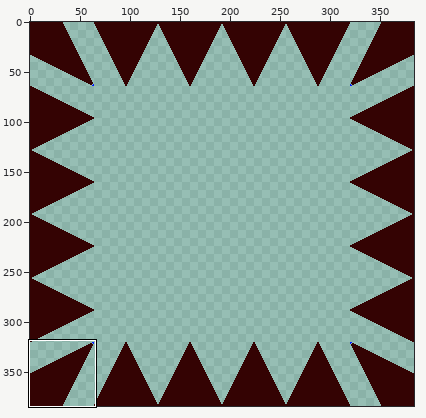
Pixel-art file -- Veil-of-Colours/Assets/Assets/Environment/DamageLayer.aseprite. The picture above shows the old version from afar; the outline marks the close-up.
Close-up. Before the commit:
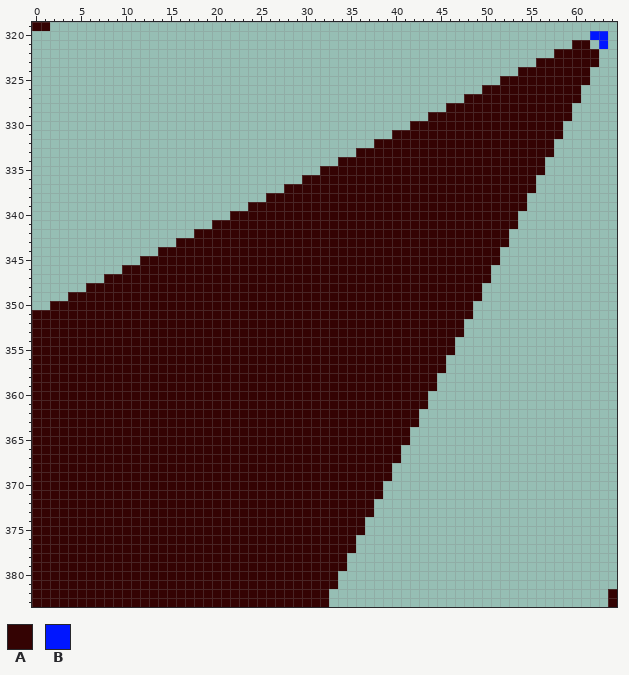
384x384 pixels, 1 frame. Colours within 5 levels of each other are drawn and written as one. Shown: x 0..64, y 319..383. The commit also changed other parts of the picture, which this record leaves out.
Palette (. is transparent): A #340303  B #0016ff
Pixels before (only the part around the change), first column x 0:
319 AA...............................................................
320 ..............................................................BB.
321 ............................................................AA.B.
322 ..........................................................AAAAA..
323 ........................................................AAAAAAA..
324 ......................................................AAAAAAAA...
325 ....................................................AAAAAAAAAA...
326 ..................................................AAAAAAAAAAA....
327 ................................................AAAAAAAAAAAAA....
328 ..............................................AAAAAAAAAAAAAA.....
329 ............................................AAAAAAAAAAAAAAAA.....
330 ..........................................AAAAAAAAAAAAAAAAA......
331 ........................................AAAAAAAAAAAAAAAAAAA......
332 ......................................AAAAAAAAAAAAAAAAAAAA.......
333 ....................................AAAAAAAAAAAAAAAAAAAAAA.......
334 ..................................AAAAAAAAAAAAAAAAAAAAAAA........
335 ................................AAAAAAAAAAAAAAAAAAAAAAAAA........
336 ..............................AAAAAAAAAAAAAAAAAAAAAAAAAA.........
337 ............................AAAAAAAAAAAAAAAAAAAAAAAAAAAA.........
338 ..........................AAAAAAAAAAAAAAAAAAAAAAAAAAAAA..........
339 ........................AAAAAAAAAAAAAAAAAAAAAAAAAAAAAAA..........
340 ......................AAAAAAAAAAAAAAAAAAAAAAAAAAAAAAAA...........
341 ....................AAAAAAAAAAAAAAAAAAAAAAAAAAAAAAAAAA...........
342 ..................AAAAAAAAAAAAAAAAAAAAAAAAAAAAAAAAAAA............
343 ................AAAAAAAAAAAAAAAAAAAAAAAAAAAAAAAAAAAAA............
344 ..............AAAAAAAAAAAAAAAAAAAAAAAAAAAAAAAAAAAAAA.............
345 ............AAAAAAAAAAAAAAAAAAAAAAAAAAAAAAAAAAAAAAAA.............
346 ..........AAAAAAAAAAAAAAAAAAAAAAAAAAAAAAAAAAAAAAAAA..............
347 ........AAAAAAAAAAAAAAAAAAAAAAAAAAAAAAAAAAAAAAAAAAA..............
348 ......AAAAAAAAAAAAAAAAAAAAAAAAAAAAAAAAAAAAAAAAAAAA...............
349 ....AAAAAAAAAAAAAAAAAAAAAAAAAAAAAAAAAAAAAAAAAAAAAA...............
350 ..AAAAAAAAAAAAAAAAAAAAAAAAAAAAAAAAAAAAAAAAAAAAAAA................
351 AAAAAAAAAAAAAAAAAAAAAAAAAAAAAAAAAAAAAAAAAAAAAAAAA................
352 AAAAAAAAAAAAAAAAAAAAAAAAAAAAAAAAAAAAAAAAAAAAAAAA.................
353 AAAAAAAAAAAAAAAAAAAAAAAAAAAAAAAAAAAAAAAAAAAAAAAA.................
354 AAAAAAAAAAAAAAAAAAAAAAAAAAAAAAAAAAAAAAAAAAAAAAA..................
355 AAAAAAAAAAAAAAAAAAAAAAAAAAAAAAAAAAAAAAAAAAAAAAA..................
356 AAAAAAAAAAAAAAAAAAAAAAAAAAAAAAAAAAAAAAAAAAAAAA...................
357 AAAAAAAAAAAAAAAAAAAAAAAAAAAAAAAAAAAAAAAAAAAAAA...................
358 AAAAAAAAAAAAAAAAAAAAAAAAAAAAAAAAAAAAAAAAAAAAA....................
359 AAAAAAAAAAAAAAAAAAAAAAAAAAAAAAAAAAAAAAAAAAAAA....................
360 AAAAAAAAAAAAAAAAAAAAAAAAAAAAAAAAAAAAAAAAAAAA.....................
361 AAAAAAAAAAAAAAAAAAAAAAAAAAAAAAAAAAAAAAAAAAAA.....................
362 AAAAAAAAAAAAAAAAAAAAAAAAAAAAAAAAAAAAAAAAAAA......................
363 AAAAAAAAAAAAAAAAAAAAAAAAAAAAAAAAAAAAAAAAAAA......................
364 AAAAAAAAAAAAAAAAAAAAAAAAAAAAAAAAAAAAAAAAAA.......................
365 AAAAAAAAAAAAAAAAAAAAAAAAAAAAAAAAAAAAAAAAAA.......................
366 AAAAAAAAAAAAAAAAAAAAAAAAAAAAAAAAAAAAAAAAA........................
367 AAAAAAAAAAAAAAAAAAAAAAAAAAAAAAAAAAAAAAAAA........................
368 AAAAAAAAAAAAAAAAAAAAAAAAAAAAAAAAAAAAAAAA.........................
369 AAAAAAAAAAAAAAAAAAAAAAAAAAAAAAAAAAAAAAAA.........................
370 AAAAAAAAAAAAAAAAAAAAAAAAAAAAAAAAAAAAAAA..........................
371 AAAAAAAAAAAAAAAAAAAAAAAAAAAAAAAAAAAAAAA..........................
372 AAAAAAAAAAAAAAAAAAAAAAAAAAAAAAAAAAAAAA...........................
373 AAAAAAAAAAAAAAAAAAAAAAAAAAAAAAAAAAAAAA...........................
374 AAAAAAAAAAAAAAAAAAAAAAAAAAAAAAAAAAAAA............................
375 AAAAAAAAAAAAAAAAAAAAAAAAAAAAAAAAAAAAA............................
376 AAAAAAAAAAAAAAAAAAAAAAAAAAAAAAAAAAAA.............................
377 AAAAAAAAAAAAAAAAAAAAAAAAAAAAAAAAAAAA.............................
378 AAAAAAAAAAAAAAAAAAAAAAAAAAAAAAAAAAA..............................
379 AAAAAAAAAAAAAAAAAAAAAAAAAAAAAAAAAAA..............................
380 AAAAAAAAAAAAAAAAAAAAAAAAAAAAAAAAAA...............................
381 AAAAAAAAAAAAAAAAAAAAAAAAAAAAAAAAAA...............................
382 AAAAAAAAAAAAAAAAAAAAAAAAAAAAAAAAA...............................A
383 AAAAAAAAAAAAAAAAAAAAAAAAAAAAAAAAA...............................A
And afterwards:
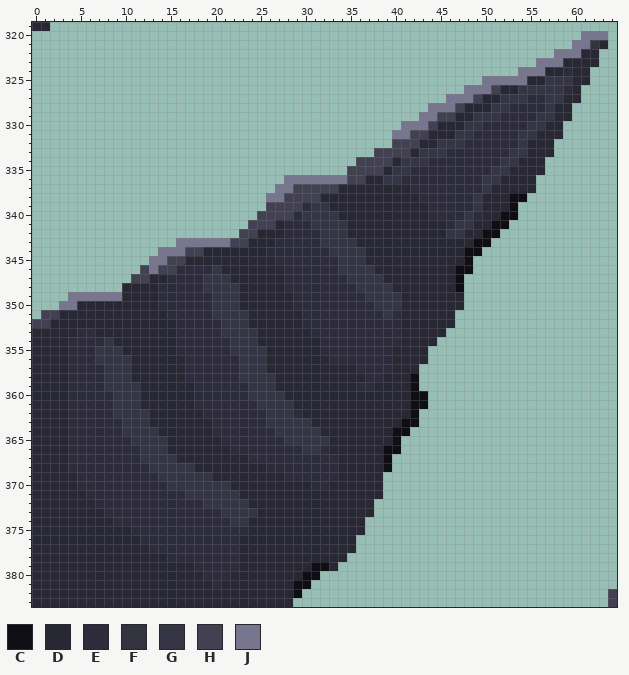
Colours new in this view: C #100e15  D #282734  E #2d2c3c  F #343340  G #363546  H #424151  J #77768e
The edit:
Changed rows in their new state; - is an unchanged pixel.
first column x 0:
319 DD---------------------------------------------------------------
320 -------------------------------------------------------------JJJ-
321 ------------------------------------------------------------JJFD-
322 ----------------------------------------------------------JJJDD--
323 --------------------------------------------------------JJJDDDD--
324 ------------------------------------------------------JJJDDEDD---
325 --------------------------------------------------JJJJJDDGGGDD---
326 ------------------------------------------------JJJHDDGGGGGED----
327 ----------------------------------------------JJJHDDGGGEEGGDD----
328 --------------------------------------------JJJHDDDGGEEEEGDD-----
329 -------------------------------------------JJHHDDGGGEEEEGGDD-----
330 -----------------------------------------JJJHDDDGGEEEEEGGDD------
331 ----------------------------------------JJHHDDDGGEEEEEGGDDD------
332 --------------------------------------..HHHDDGGGEEEEEEGDDD-------
333 ------------------------------------..HHHHDGGGEEEEEEEGGDDD-------
334 ----------------------------------..HHHHDGGGEEEEEEEEGGDDD--------
335 --------------------------------...HHHHDGGEEEEEEEEEGGDDDD--------
336 ----------------------------JJJJJJJHHDDGGEEEEEEEEEGGDDDD---------
337 ---------------------------JJHHHHHDDDDDDDDEEEEEEEEGDDDDD---------
338 --------------------------JJHHHHDDDDDDDDDDDEEEEEEGDDDCC----------
339 ------------------------..HHHHEGGDDDDDDDDDDDEEEEEGDDDC.----------
340 ----------------------...HHHHEGGGGDDDDDDDDDDEEEEGEDDCC-----------
341 --------------------....HHHDEEEGGGGDDDDDDDDDDDEGGDDCC.-----------
342 ------------------.....HHDDDEEEEGGGDDDDDDDDDDDGGDDCC.------------
343 ----------------JJJJJJHHDDDEEEEEGGGGDDDDDDDDDDDDDCC..------------
344 --------------JJJHHDDDDDDDEEEEEEEGGGGDDDDDDDDDDDCC..-------------
345 ------------.JJHHDDDDDDDDDDEEEEEEEGGGDDDDDDDDDDDC...-------------
346 ----------..HJHHEEEEGDDDDDDDEEEEEEGGGGDDDDDDDDDCC..--------------
347 --------...HHDDEEEEGGGDDDDDDEEEEEEEGGGGDDDDDDDDC...--------------
348 ------....DDDDEEEEEGGGGDDDDDEEEEEEEEGGGGDDDDDDDC..---------------
349 ----JJJJJJDDDDEEEEEEGGGDDDDDDEEEEEEEEGGGGDDDDDDD..---------------
350 --.JJDDDDDDDDDEEEEEEGGGDDDDDDEEEEEEEEEGGGDDDDDDD.----------------
351 .HHDDDDDDDDDDDDEEEEEGGGGDDDDDDEEEEEEEEEGEDDDDDD..----------------
352 HHDDDDDDDDDDDDDDEEEEEGGGDDDDDDEEEEEEEEEEEDDDDDD.-----------------
353 DDDDDEEDDDDDDDDDEEEEEGGGGDDDDDDEEEEEEEEEEDDDDD..-----------------
354 DDDDEEEEGDDDDDDDEEEEEEGGGDDDDDDDEEEEEEEEEDDDD..------------------
355 DDDDEEEGGGDDDDDDEEEEEEGGGGDDDDDDEEEEEEEEDDDD...------------------
356 DDDDEEEGGGGDDDDDDEEEEEEGGGDDDDDDDEEEEEEEDDDD..-------------------
357 DDDDEEEEGGGDDDDDDEEEEEEGGGDDDDDDDDDDEEEEDDD...-------------------
358 DDDDEEEEGGGDDDDDDEEEEEEGGGGDDDDDDDDDDEEDDDC..--------------------
359 DDDDEEEEGGGGDDDDDDEEEEEEGGGDDDDDDDDDEEDDDDC..--------------------
360 DDDDEEEEEGGGDDDDDDEEEEEEGGGGDDDDDDDDDDDDDDCC---------------------
361 DDDDEEEEEGGGDDDDDDEEEEEEEGGGGDDDDDDDDDDDDDCC---------------------
362 DDDDEEEEEGGGGDDDDDDEEEEEEEGGGEDDDDDDDDDDDDC----------------------
363 DDDDEEEEEEGGGDDDDDDDEEEEEEGGGGGDDDDDDDDDDCC----------------------
364 DDDDEEEEEEGGGGDDDDDDEEEEEEEGGGGGDDDDDDDDCC-----------------------
365 DDDDEEEEEEEGGGGDDDDDDEEEEEEEGGGGGDDDDDDDC.-----------------------
366 DDDDEEEEEEEEGGGDDDDDDDEEEEEEEEGGEDDDDDDCC------------------------
367 DDDDEEEEEEEEGGGGDDDDDDDDEEEEEEEEEEDDDDDC.------------------------
368 DDDDEEEEEEEEEGGGGGDDDDDDDDEEEEEEEEDDDDDC-------------------------
369 DDDDDEEEEEEEEEGGGGGGDDDDDDDDEEEEEEDDDDD.-------------------------
370 DDDDDEEEEEEEEEEGGGGGGGDDDDDDDDDEEDDDDDD--------------------------
371 DDDDDDEEEEEEEEEEEGGGGGGDDDDDDDDDDDDDDDD--------------------------
372 DDDDDDDEEEEEEEEEEEEGGGGGDDDDDDDDDDDDDD---------------------------
373 DDDDDDDDEEEEEEEEEEEEEGGGGDDDDDDDDDDDDD---------------------------
374 DDDDDDDDDEEEEEEEEEEEEEGGDDDDDDDDDDDDD----------------------------
375 DDDDDDDDDDDEEEEEEEEEEEEEDDDDDDDDDDDDD----------------------------
376 DDDDDDDDDDDDEEEEEEEEEEEDDDDDDDDDDDDD-----------------------------
377 DDDDDDDDDDDDDEEEEEEEEEEDDDDDDDDDDDDD-----------------------------
378 DDDDDDDDDDDDDDDEEEEEEEEDDDDDDDDDDDD------------------------------
379 DDDDDDDDDDDDDDDDDDEEEEEDDDDDDDDCCD.------------------------------
380 DDDDDDDDDDDDDDDDDDDEEEDDDDDDDDCC..-------------------------------
381 DDDDDDDDDDDDDDDDDDDDEDDDDDDDDCC...-------------------------------
382 DDDDDDDDDDDDDDDDDDDDDDDDDDDDDC...-------------------------------H
383 DDDDDDDDDDDDDDDDDDDDDDDDDDDDD....-------------------------------H
